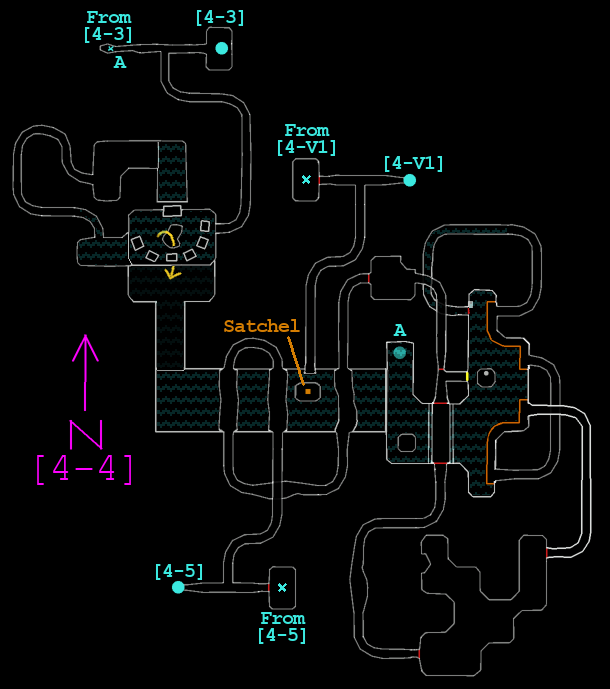
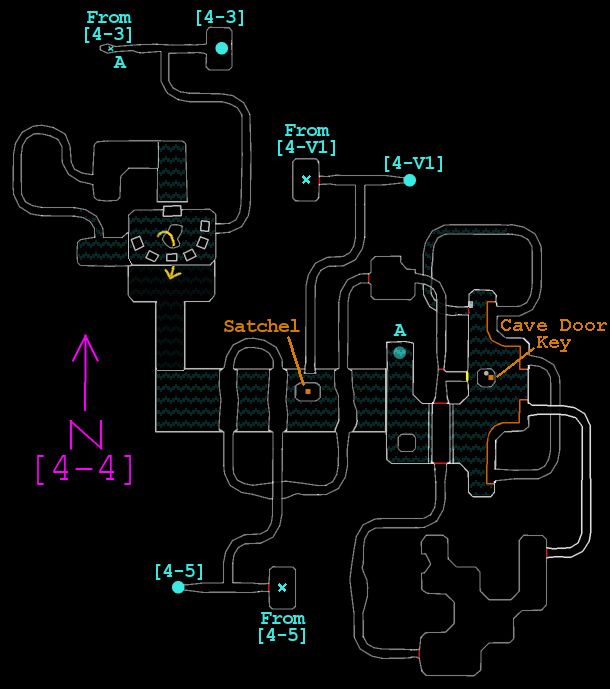
Revision of a layered 610 x 689 image; what changed, layer by layer:
added layer "Cave Door Key #1" above "Cave Door Key" over [488, 347, 535, 381]
added layer "Cave Door Key" above "water" over [501, 319, 607, 352]
